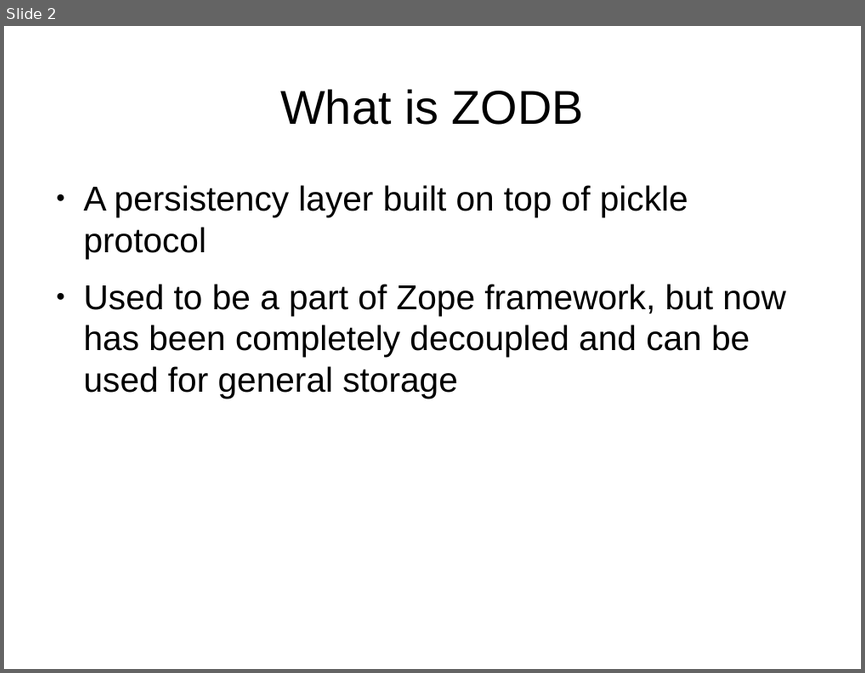
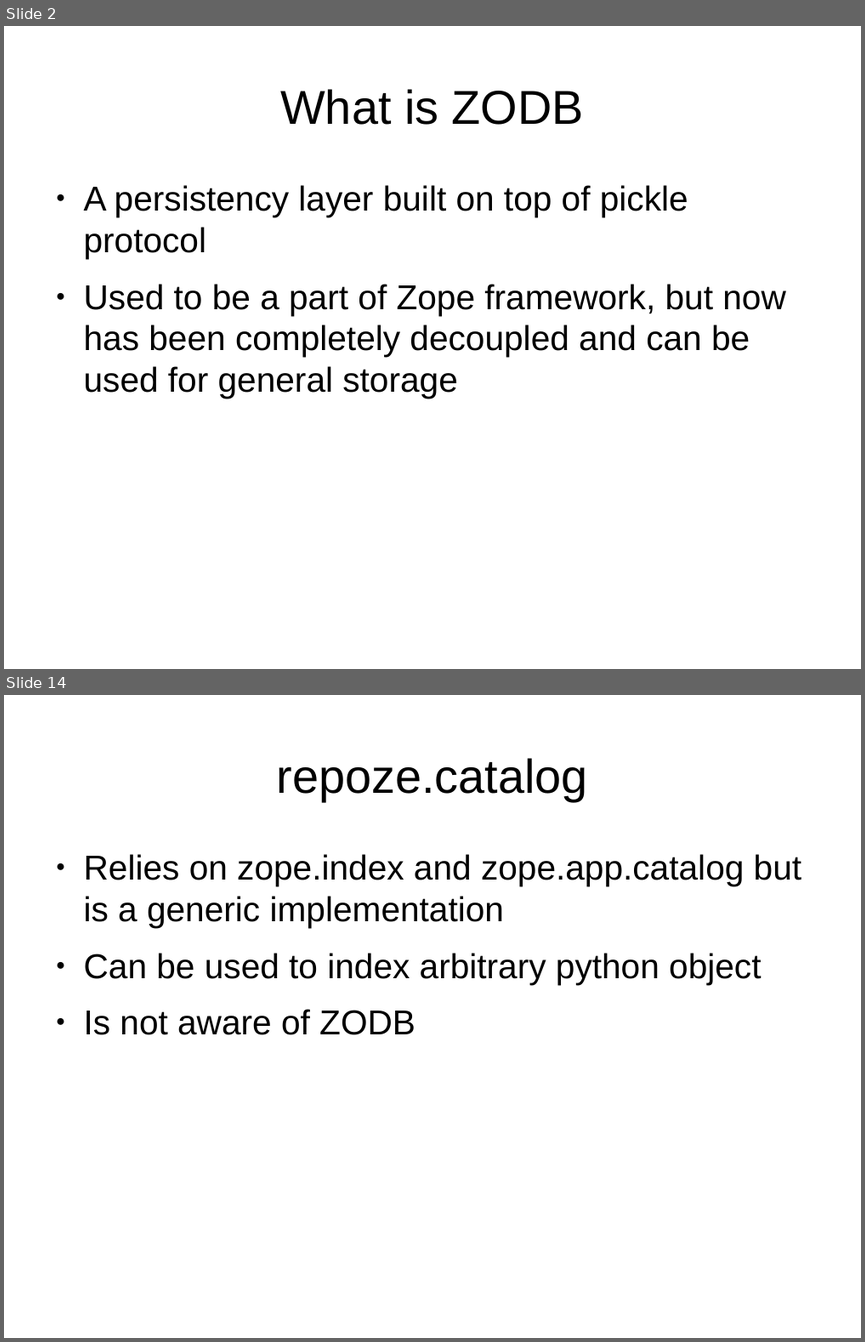
Before and after one commit to avolkov/ZODB-talk, a slide deck: media/presentation.odp. Shown one above the other, each under a label of ours: slide 2 before the commit, slides 2 and 14 after it; the slides between them are not shown. The pictures are 865x673 and 865x1342 pixels, drawn with LibreOffice and Linux fonts; fonts in the diff are those of the drawing. Boxes give left, top, right and bottom in pixels: in the first picture for what was removed or moved away, otherwise in the second. Text is boxed around its words. In the diff, an @@ line names an element or a change of style, - is before the commit and + after.

```diff
--- a/media/presentation.odp
+++ b/media/presentation.odp
@@ slide 14 added at (4,695,861,1338), background #FFFFFF @@
@@ title added at (276,758,587,801), 44 pt, text #000000 @@
+repoze.catalog
@@ text added at (84,854,801,1035), 32 pt, text #000000 @@
+● Relies on zope.index and zope.app.catalog but is a generic implementation
+● Can be used to index arbitrary python object
+● Is not aware of ZODB
```
Also in this commit, not shown: 16 other slides added, 2 other files.
